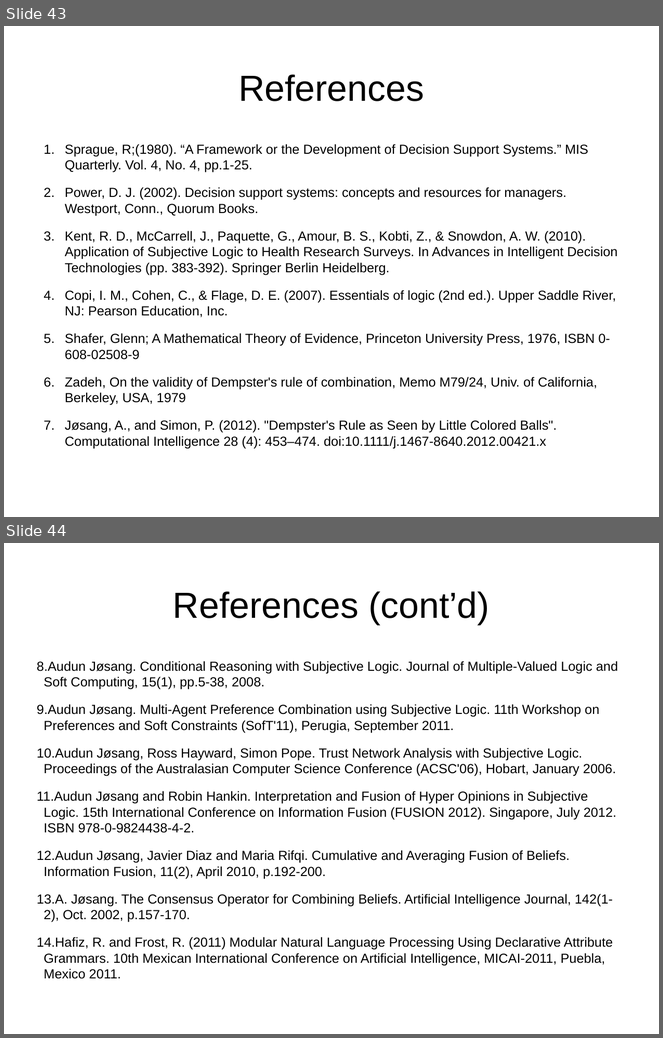
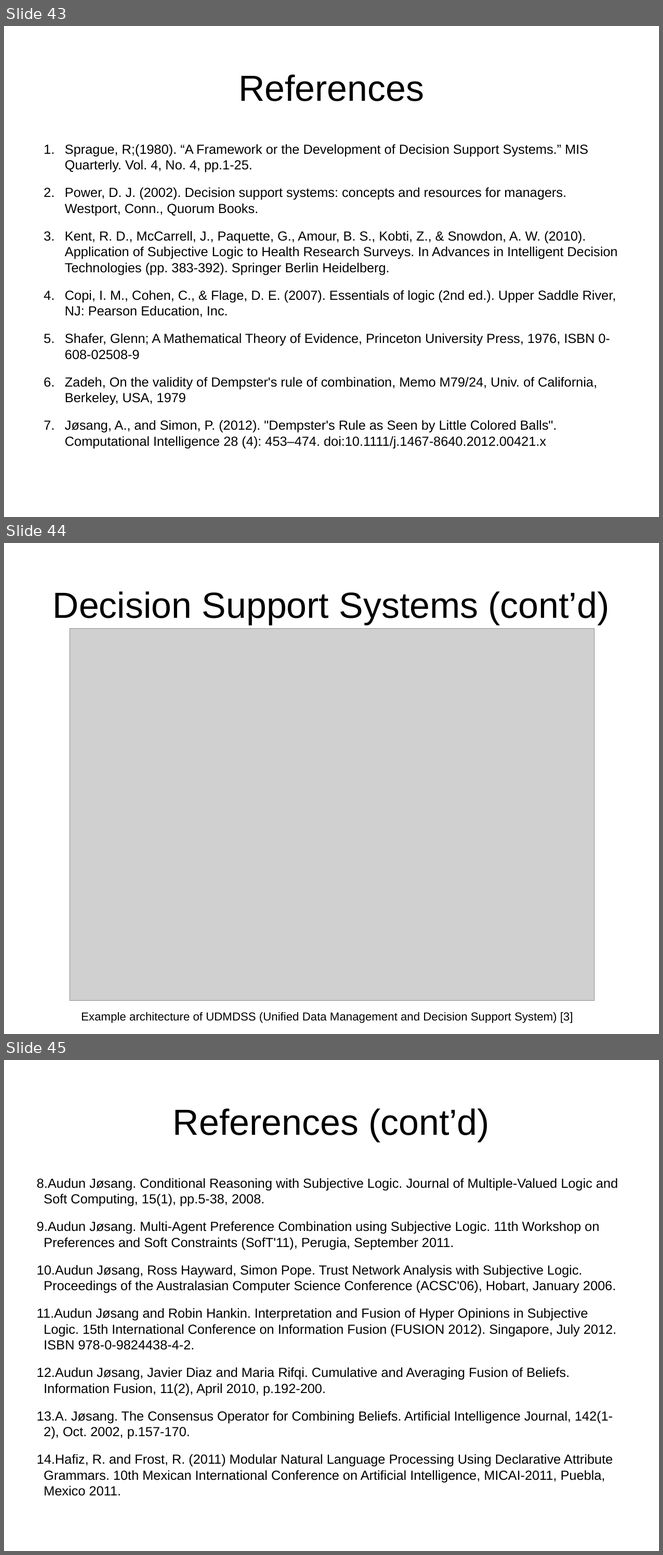
Before and after one commit to bstamour/SLHS, a slide deck: docs/proposal.odp. Shown one above the other, each under a label of ours: slides 43 and 44 before the commit, slides 43, 44 and 45 after it. The pictures are 663x1038 and 663x1555 pixels, drawn with LibreOffice and Linux fonts; fonts in the diff are those of the drawing; grey boxes stand for pictures. Boxes give left, top, right and bottom in pixels: in the first picture for what was removed or moved away, otherwise in the second. Text is boxed around its words. In the diff, an @@ line names an element or a change of style, - is before the commit and + after.

```diff
--- a/docs/proposal.odp
+++ b/docs/proposal.odp
@@ slide 44 added at <box>4,543,659,1034</box>, background #FFFFFF @@
@@ title added at <box>53,591,610,625</box>, 44 pt, text #000000 @@
+Decision Support Systems (cont’d)
@@ picture added at <box>70,629,594,1001</box> @@
@@ text added at <box>81,1013,573,1023</box>, 14 pt, text #000000 @@
+Example architecture of UDMDSS (Unified Data Management and Decision Support System) [3]
@@ what was slide 44 is now slide 45 @@
```
Also in this commit, not shown: 6 slides changed, 16 other files.
